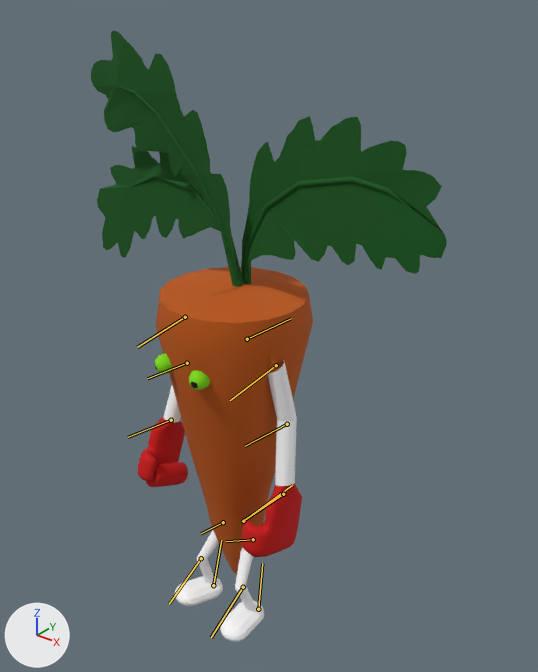
One commit to the FBX model Bon Duel/Assets/Animations/Carotte/fin_marche_carotte.FBX: the scene before it, then after it.
Before and after are seen from a 50 mm camera at (2.8, -3.1, 4.13) aimed at (-0.01, 0.42, 1.95). Arrows for +X, +Y and +Z are at lower left; the lights stay in place. Both versions are drawn at frame 21 of the action 'Take 001'; the numbers are the values there. The bones that bend it are drawn over the model as lines.

The first picture shows 'corps'.
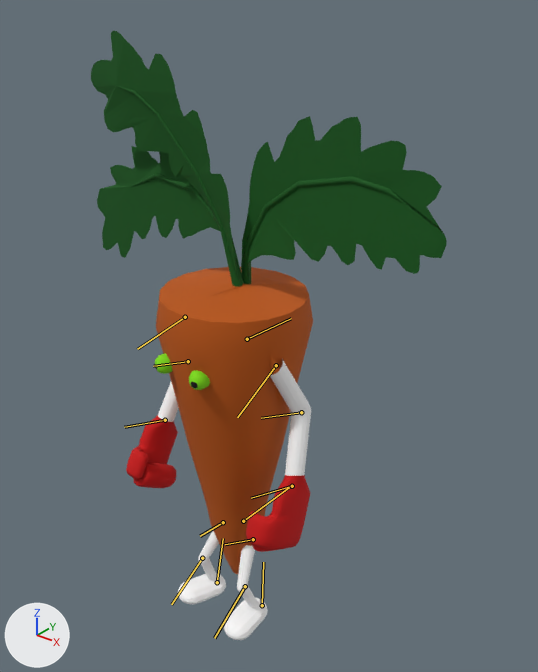
Changed parts and their boxes (x1, y1, x2, y2) in the pictures (538 x 672 px):
'corps', posed: before (91, 30, 447, 641); after (91, 30, 447, 640)
bone ' bras gauche', root to tip: before (276, 365) to (230, 400); after (276, 365) to (237, 417)
bone 'avant bras gauche', root to tip: before (287, 424) to (245, 446); after (301, 412) to (261, 418)
bone 'bras droit', root to tip: before (185, 317) to (137, 347); after (185, 317) to (137, 349)
bone 'avant bras droit', root to tip: before (187, 363) to (147, 378); after (188, 361) to (153, 366)
bone 'jambe droite', root to tip: before (223, 522) to (201, 533); after (223, 522) to (200, 536)
bone 'jambe gauche', root to tip: before (253, 539) to (226, 541); after (253, 539) to (225, 544)

Edits to the bpy script that builds the scene:
```text
Change bone_bras_gauche:
    where bone_bras_gauche = bpy.data.objects['Dummy001'].pose.bones[' bras gauche']  # child of 'epaule'
    bone_bras_gauche.rotation_quaternion: (0.956, -0.004, -0.016, -0.293) -> (0.904, 0.0, 0.02, -0.428)  # degrees (0, -2, -34) -> degrees (-1, 2, -51)
Change bone_avant_bras_gauche:
    where bone_avant_bras_gauche = bpy.data.objects['Dummy001'].pose.bones['avant bras gauche']  # child of ' bras gauche'
    bone_avant_bras_gauche.rotation_quaternion: (1.0, 0.0, -0.006, 0.03) -> (0.964, 0.007, -0.047, 0.26)  # degrees (0, -1, 3) -> degrees (-1, -5, 30)
Change bone_bras_droit:
    where bone_bras_droit = bpy.data.objects['Dummy001'].pose.bones['bras droit']  # child of 'epaule'
    bone_bras_droit.rotation_quaternion: (0.958, 0.002, 0.005, -0.288) -> (0.952, 0.0, -0.001, -0.307)  # degrees (0, 1, -33) -> degrees (0, 0, -36)
Change bone_avant_bras_droit:
    where bone_avant_bras_droit = bpy.data.objects['Dummy001'].pose.bones['avant bras droit']  # child of 'bras droit'
    bone_avant_bras_droit.rotation_quaternion: (0.994, -0.002, -0.01, 0.104) -> (0.978, -0.006, -0.021, 0.209)  # degrees (0, -1, 12) -> degrees (-1, -2, 24)
Change bone_jambe_droite:
    where bone_jambe_droite = bpy.data.objects['Dummy001'].pose.bones['jambe droite']  # child of 'bassin'
    bone_jambe_droite.rotation_quaternion: (1.0, 0.008, 0.008, 0.02) -> (1.0, 0.004, 0.012, -0.01)  # degrees (1, 1, 2) -> degrees (0, 1, -1)
Change bone_jambe_gauche:
    where bone_jambe_gauche = bpy.data.objects['Dummy001'].pose.bones['jambe gauche']  # child of 'bassin'
    bone_jambe_gauche.rotation_quaternion: (0.998, -0.002, 0.002, 0.058) -> (1.0, 0.0, 0.004, 0.025)  # degrees (0, 0, 7) -> degrees (0, 0, 3)
```
